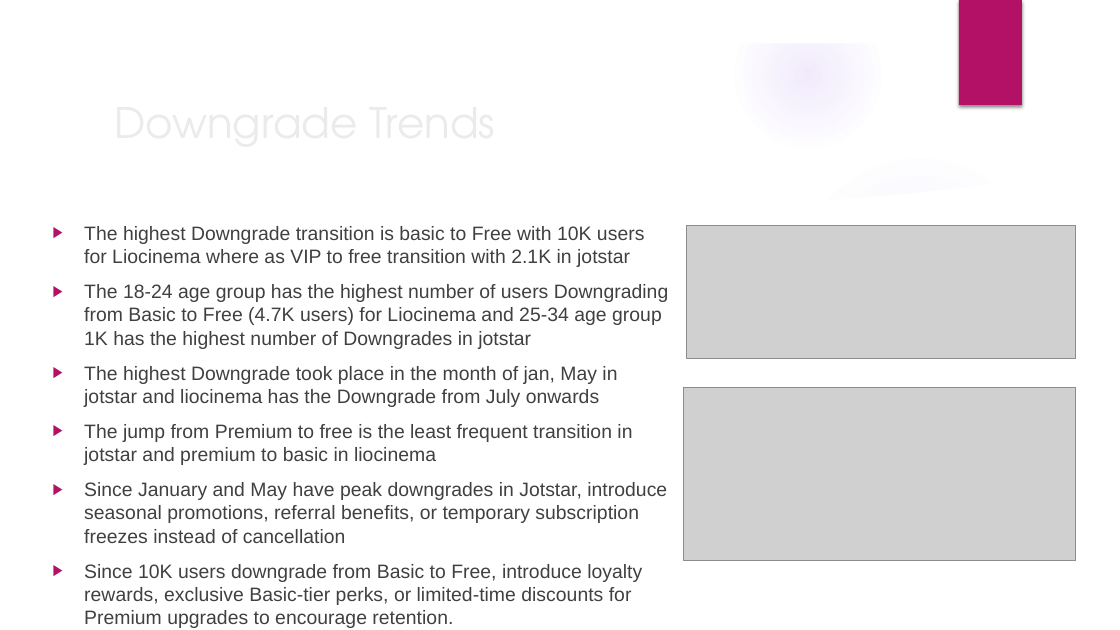
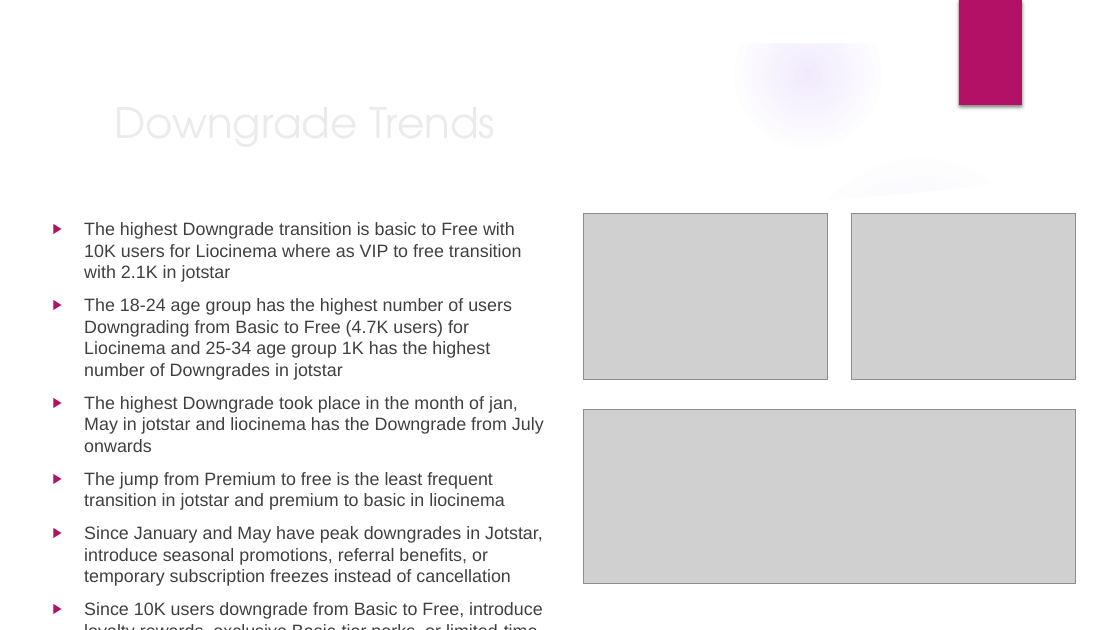
Before and after one commit to monishahensraj/OTT-Analysis, a slide deck: slide 13 of Presentation1.pptx. Drawn at 1120x630 pixels with LibreOffice and Linux fonts; fonts in the diff are those of the drawing; grey boxes stand for pictures; background and template pictures are left out. Boxes give left, top, right and bottom in pixels: in the first picture for what was removed or moved away, otherwise in the second. Text is boxed around its words. In the diff, an @@ line names an element or a change of style, - is before the commit and + after.

```diff
--- a/Presentation1.pptx
+++ b/Presentation1.pptx
@@ text "The highest Downgrade transition is ..." at bbox=[84, 222, 544, 619]: size 16.6 to 15.3 pt @@
@@ picture added at bbox=[584, 214, 828, 380] @@
@@ picture: place and size @@
-picture at bbox=[686, 226, 1075, 359]
+picture at bbox=[852, 214, 1075, 380]
@@ picture: place and size @@
-picture at bbox=[684, 387, 1076, 560]
+picture at bbox=[584, 410, 1076, 583]
```
Also in this commit, not shown: 6 other slides changed, 3 other files.
